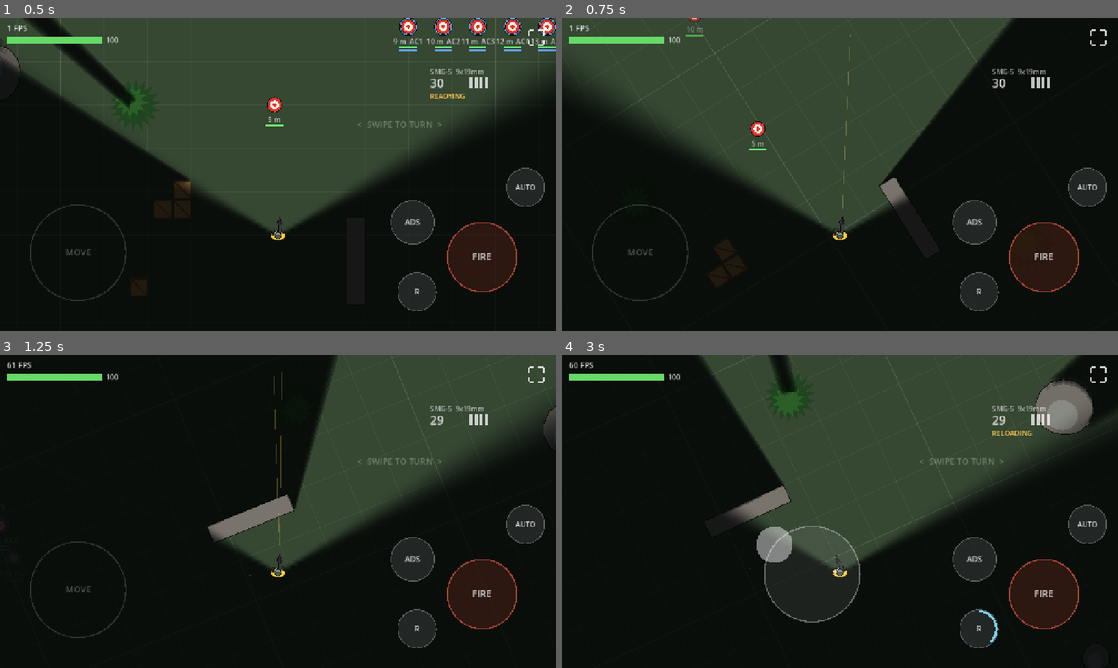
Above: before the commit, frames 1-4 (two rows, left to right).
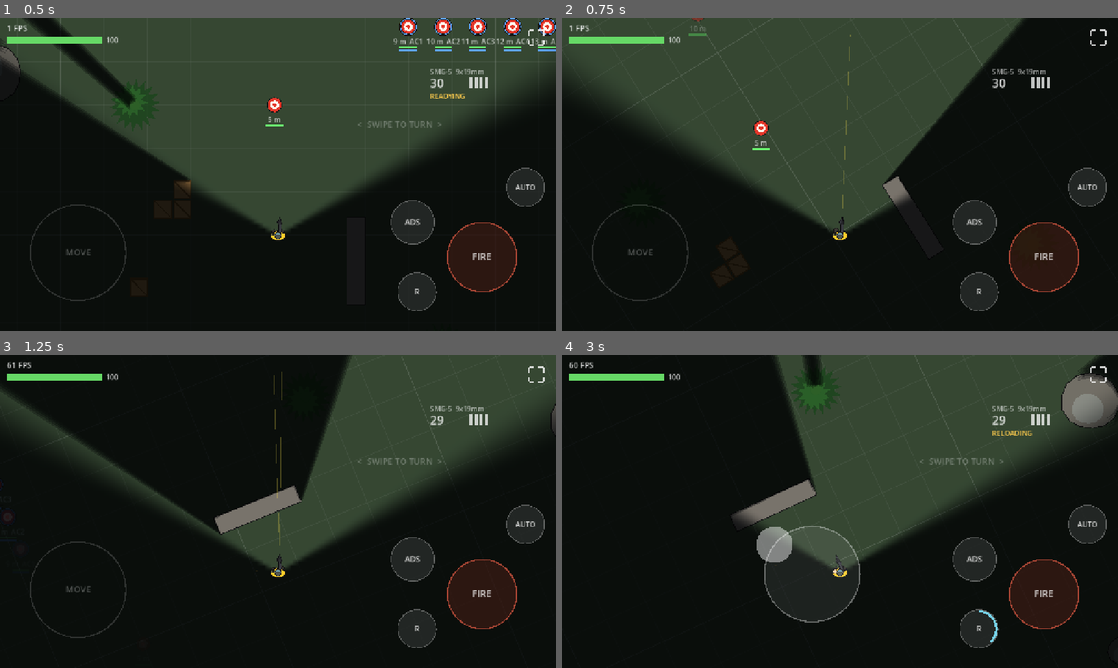
Above: after the commit, the same moments.

Repository: jklrjklr/zhukov
Game: Godot game, scene res://scenes/main.tscn
Same seed, same stepped clock (60 frames per second), same inputs: the game is played once before the commit and once after it.
Inputs (mouse positions are in pixels of both pictures, inside the frame that each line leads up to):
- Up to frame 1 (0.5 s): no input
- Up to frame 2 (0.75 s): tap Enter at 0.5 s; move the mouse to (962, 158) at 0.52 s; hold D from 0.53 s (still down); hold E from 0.53 s (still down); click (962, 158) at 0.67 s
- Up to frame 3 (1.25 s): keep holding D; keep holding E; tap Space at 0.77 s
- Up to frame 4 (3 s): release D at 1.25 s; release E at 1.25 s; drag from (728, 527) to (812, 574) at 1.27 s; move the mouse to (895, 442) at 2.02 s; hold D 2.03-2.75 s; tap R at 2.1 s; drag from (812, 574) to (673, 464) at 2.77 s

Frame 1 is identical in both runs. In frame 2, 1.5% of the frame differs, in the area x 13-83%, y 0-68%; in frame 3, 3.8%; in frame 4, 7.6%, in the area x 24-100%, y 0-69%.

Commit message:
Slow all movement ~30%: player walk 3 m/s (zombies scale from it)
Co-Authored-By: Claude Opus 5.5 <noreply@anthropic.com>
Claude-Session: https://claude.ai/code/session_01CuvFDQ8S82ziWJ7Azt1Yc4

Diff:
--- a/scripts/player.gd
+++ b/scripts/player.gd
@@ -6,14 +6,14 @@
 ## Movement has light inertia (accel/decel).
 ## Draw order: feet, torso, hands (this node) -> Firearm -> Head (children).
 
-@export var move_speed := 260.0
+@export var move_speed := 180.0 # px/s base walk (3 m/s); zombies scale from this
 @export var keyboard_turn_speed := 2.8 # rad/s, desktop testing only
 ## Body turn rate (deg/s) at hip; scaled by weapon turn_multiplier and ADS.
 @export var body_turn_speed := 300.0
 @export_range(0.0, 1.0) var ads_body_turn := 0.5
 ## px/s^2
-@export var acceleration := 1600.0
-@export var deceleration := 2000.0
+@export var acceleration := 1100.0
+@export var deceleration := 1400.0
 
 @export var max_hp := 100.0
 
--- a/scripts/zombie.gd
+++ b/scripts/zombie.gd
@@ -92,7 +92,7 @@
 	_walk_phase = randf() * TAU
 	rotation = randf() * TAU
 	_player = get_tree().get_first_node_in_group("player")
-	var walk: float = (_player.move_speed if _player else 260.0) / PX
+	var walk: float = (_player.move_speed if _player else 180.0) / PX
 	wander_speed = walk * wander_ratio
 	run_speed = walk * run_ratio
 	_new_wander()
